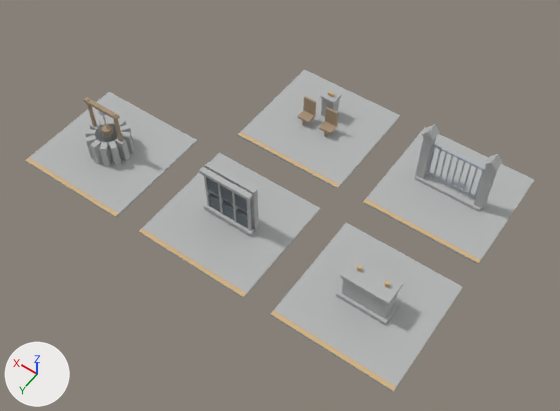
One commit to the glTF model development/levels/primitive-props-v1/site-kits/level_blockout_kit_church_p02.glb: the scene before it, then after it.
The view is the same before and after, from a 50 mm camera at (-13.6, 18.8, 27.0) aimed at (-1.3, 1.6, -0.1). The lights are fixed; the arrows at lower left show +X, +Y and +Z. The first picture is the older version. Vertices at exactly the same position are counted once.

Before the edit, the objects in view are built like this:
```python
me_st__brigid_parish_map_kit_contact_room = bpy.data.meshes.new('St. Brigid Parish map-kit contact room')
me_st__brigid_parish_map_kit_contact_room.from_pydata(...)  # 628 vertices, 964 faces; spans x -9.8..9.8, y -6.3..6.3, z -0.1..3.1
# faces by material slot: [400, 136, 72, 172, 172, 12]
me_st__brigid_parish_map_kit_contact_room.materials.append(mat_blockout_stone)
me_st__brigid_parish_map_kit_contact_room.materials.append(mat_blockout_accent)
me_st__brigid_parish_map_kit_contact_room.materials.append(mat_blockout_dark)
me_st__brigid_parish_map_kit_contact_room.materials.append(mat_blockout_wood)
me_st__brigid_parish_map_kit_contact_room.materials.append(mat_blockout_metal)
me_st__brigid_parish_map_kit_contact_room.materials.append(mat_blockout_canvas)
ob_level_blockout_kit_church_p02 = bpy.data.objects.new('level_blockout_kit_church_p02', me_st__brigid_parish_map_kit_contact_room)
ob_level_blockout_kit_church_p02.location = (0.0, 0.0, 0.0)
```
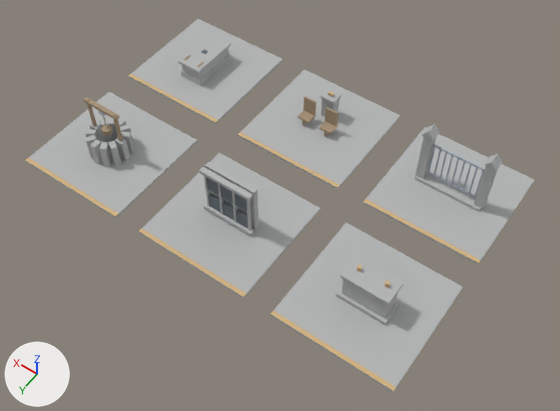
Boxes [x1, y1, x2, y2] around the edits, measured in the pictures (560 x 411 px):
'level_blockout_kit_church_p02', reshaped (15% taller): before [25, 69, 534, 392]; after [25, 19, 534, 392]
part 1 of me_st__brigid_parish_map_kit_contact_room, added: after [128, 19, 283, 124]
part 2 of me_st__brigid_parish_map_kit_contact_room, added: after [181, 53, 230, 85]
part 3 of me_st__brigid_parish_map_kit_contact_room, added: after [182, 65, 200, 79]
part 4 of me_st__brigid_parish_map_kit_contact_room, added: after [178, 33, 231, 73]
part 5 of me_st__brigid_parish_map_kit_contact_room, added: after [199, 49, 229, 79]
part 6 of me_st__brigid_parish_map_kit_contact_room, added: after [128, 74, 218, 122]

The edits, one by one:
me_st__brigid_parish_map_kit_contact_room is used by ob_level_blockout_kit_church_p02; location (0.0, 0.0, 0.0).
me_st__brigid_parish_map_kit_contact_room had 628 vertices, 964 faces and spanned x -9.8..9.8, y -6.3..6.3, z -0.1..3.1.
me_st__brigid_parish_map_kit_contact_room now has 724 vertices, 1108 faces and spans x -9.8..9.8, y -6.3..6.3, z -0.1..3.1.
me_st__brigid_parish_map_kit_contact_room part 1: a new loose piece, a box spanning x 4.175..9.825, y -6.3..-0.7, z -0.11..-0.01, in mat_blockout_stone.
me_st__brigid_parish_map_kit_contact_room part 2: a new loose piece, a box spanning x 6.39..7.61, y -4.74..-2.26, z 0.0..0.34, in mat_blockout_stone.
me_st__brigid_parish_map_kit_contact_room part 3: a new loose piece, a box spanning x 6.44..7.56, y -4.68..-2.33, z 0.3..0.92, in mat_blockout_stone.
me_st__brigid_parish_map_kit_contact_room part 4: a new loose piece, a box spanning x 6.33..7.67, y -4.8..-2.2, z 0.88..1.02, in mat_blockout_stone.
me_st__brigid_parish_map_kit_contact_room part 5: a new loose piece, a box spanning x 6.43..6.55, y -4.67..-2.33, z 0.28..0.92, in mat_blockout_stone.
me_st__brigid_parish_map_kit_contact_room part 6: a new loose piece, a box spanning x 4.175..9.825, y -0.89..-0.71, z -0.013..0.002, in mat_blockout_accent.
Other edits to the shape of me_st__brigid_parish_map_kit_contact_room do not show in these pictures.
